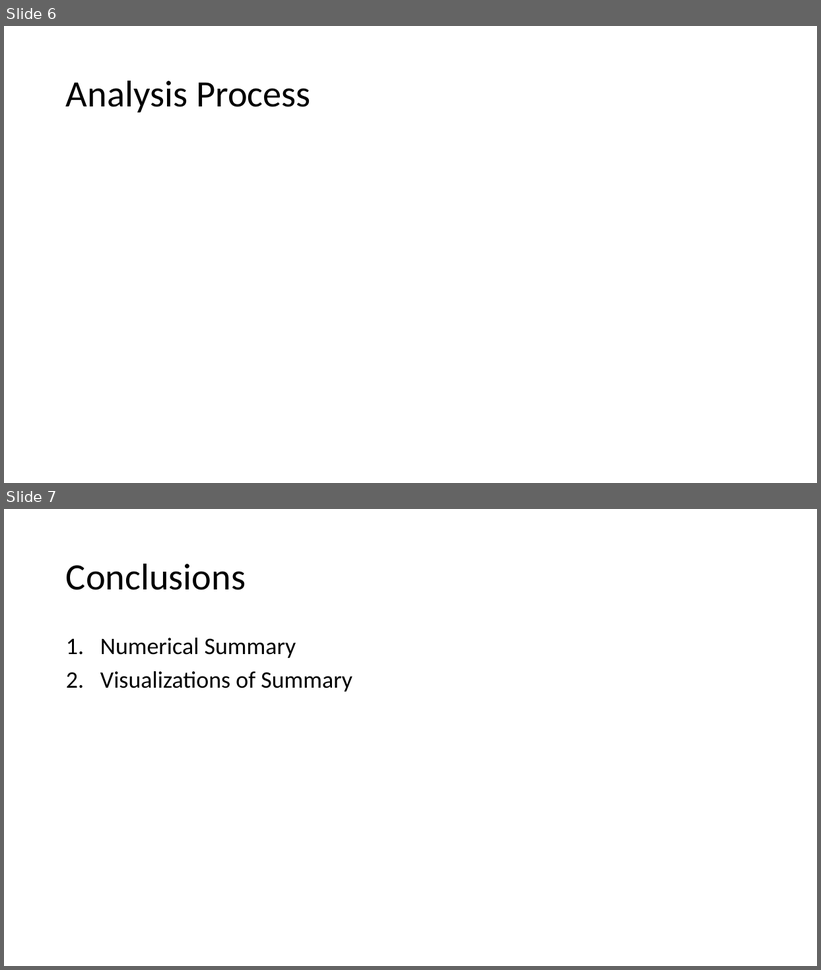
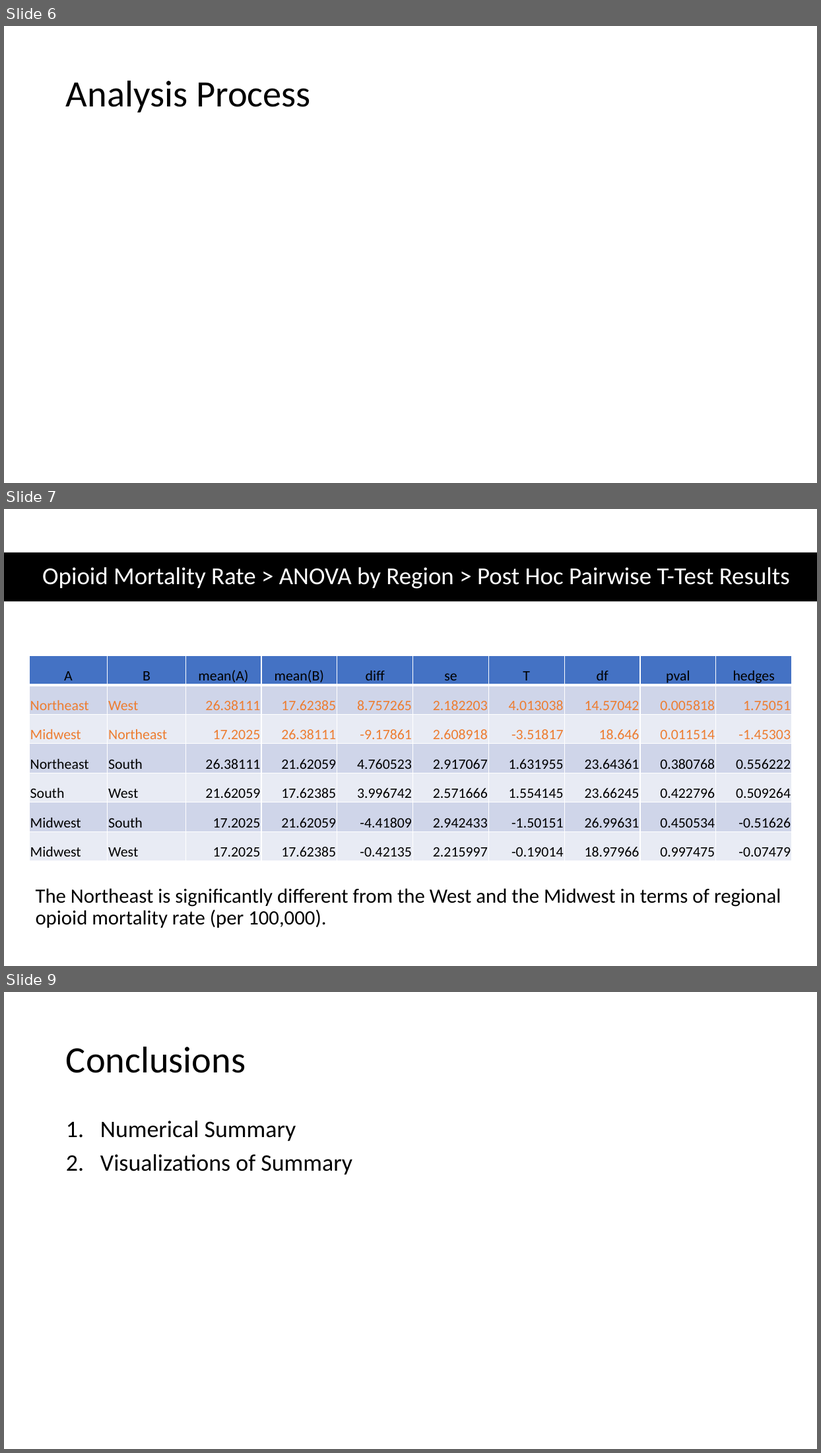
Before and after one commit to melissaprax/opioid-analysis, a slide deck: Presentation/Opioid_Epidemic_EDA.pptx. Shown one above the other, each under a label of ours: slides 6 and 7 before the commit, slides 6, 7 and 9 after it; the slides between them are not shown. The pictures are 821x970 and 821x1453 pixels, drawn with LibreOffice and Linux fonts; fonts in the diff are those of the drawing. Boxes give left, top, right and bottom in pixels: in the first picture for what was removed or moved away, otherwise in the second. Text is boxed around its words. In the diff, an @@ line names an element or a change of style, - is before the commit and + after.

```diff
--- a/Presentation/Opioid_Epidemic_EDA.pptx
+++ b/Presentation/Opioid_Epidemic_EDA.pptx
@@ slide 7 added at (4,509,817,966), background #FFFFFF @@
@@ rectangle added at (4,553,817,601), fill #000000 @@
@@ title added at (42,567,790,589), 28.8 pt, text #FFFFFF @@
+Opioid Mortality Rate > ANOVA by Region > Post Hoc Pairwise T-Test Results
@@ table added at (29,656,790,861), 7 rows, 10 columns @@
+A | B | mean(A) | mean(B) | diff | se | T | df | pval | hedges
+Northeast | West | 26.38111 | 17.62385 | 8.757265 | 2.182203 | 4.013038 | 14.57042 | 0.005818 | 1.75051
+Midwest | Northeast | 17.2025 | 26.38111 | -9.17861 | 2.608918 | -3.51817 | 18.646 | 0.011514 | -1.45303
+Northeast | South | 26.38111 | 21.62059 | 4.760523 | 2.917067 | 1.631955 | 23.64361 | 0.380768 | 0.556222
+South | West | 21.62059 | 17.62385 | 3.996742 | 2.571666 | 1.554145 | 23.66245 | 0.422796 | 0.509264
+Midwest | South | 17.2025 | 21.62059 | -4.41809 | 2.942433 | -1.50151 | 26.99631 | 0.450534 | -0.51626
+Midwest | West | 17.2025 | 17.62385 | -0.42135 | 2.215997 | -0.19014 | 18.97966 | 0.997475 | -0.07479
@@ text added at (36,889,781,928), 24 pt, text #000000 @@
+The Northeast is significantly different from the West and the Midwest in terms of regional opioid mortality rate (per 100,000).
@@ what was slide 7 is now slide 9 @@
```
Also in this commit, not shown: 1 other slide added, 5 other files.
